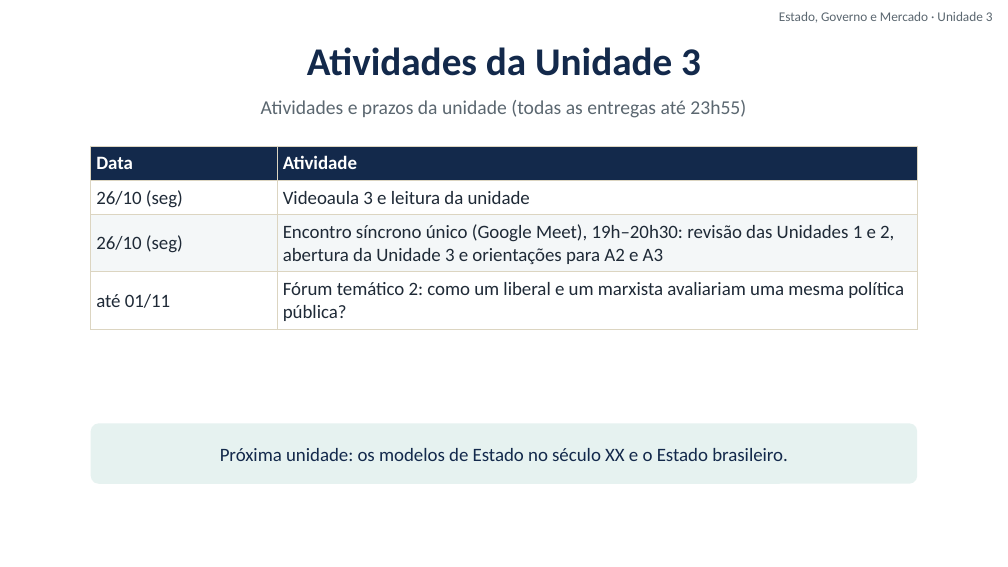
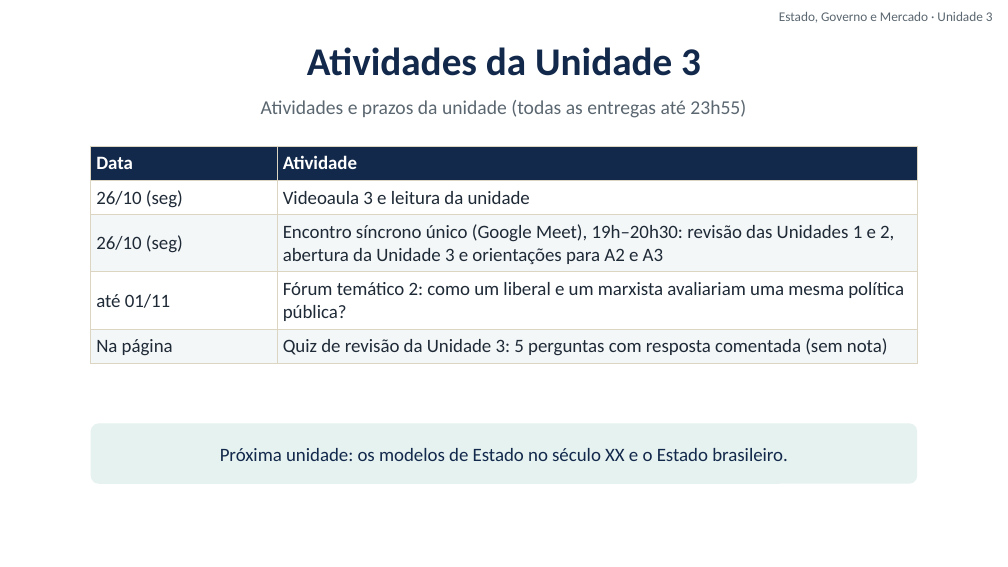
Before and after one commit to cleitonfranco74/gestao_publica, a slide deck: slide 18 of disciplina-01-estado-governo-mercado/materiais/03_Unidade_3_Matriz_Marxista.pptx. Drawn at 1008x567 pixels with LibreOffice and Linux fonts; fonts in the diff are those of the drawing; background and template pictures are left out. Boxes give left, top, right and bottom in pixels: in the first picture for what was removed or moved away, otherwise in the second. Text is boxed around its words. In the diff, an @@ line names an element or a change of style, - is before the commit and + after.

```diff
--- a/disciplina-01-estado-governo-mercado/materiais/03_Unidade_3_Matriz_Marxista.pptx
+++ b/disciplina-01-estado-governo-mercado/materiais/03_Unidade_3_Matriz_Marxista.pptx
@@ table at bbox=[91, 146, 917, 360] @@
+row 5: Na página | Quiz de revisão da Unidade 3: 5 perguntas com resposta comentada (sem nota)
```
Also in this commit, not shown: 11 slides removed, 17 other files.
